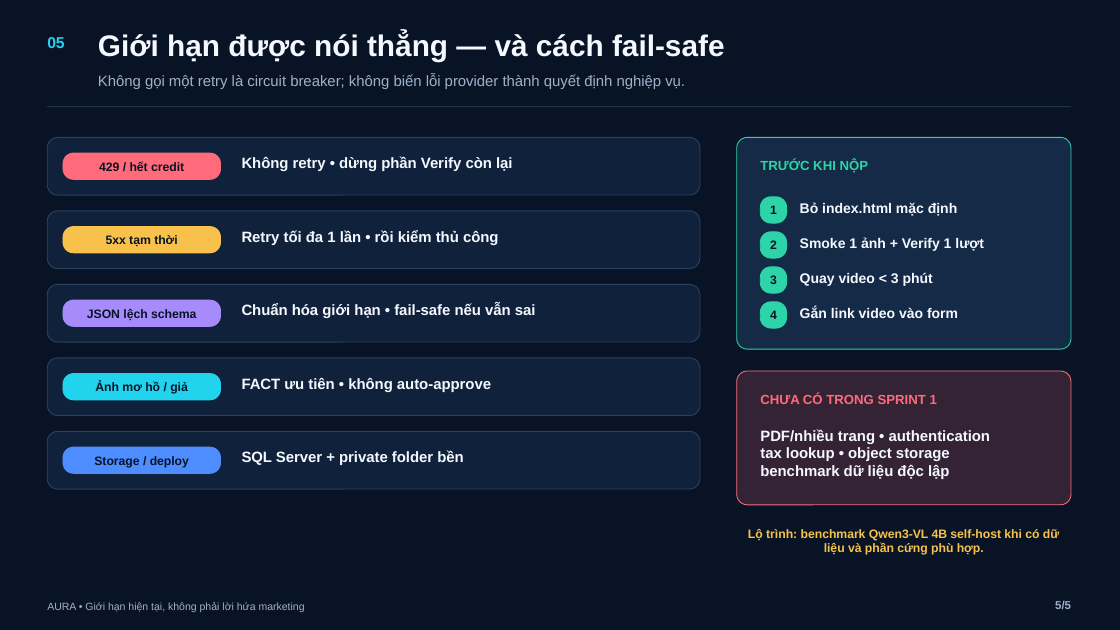
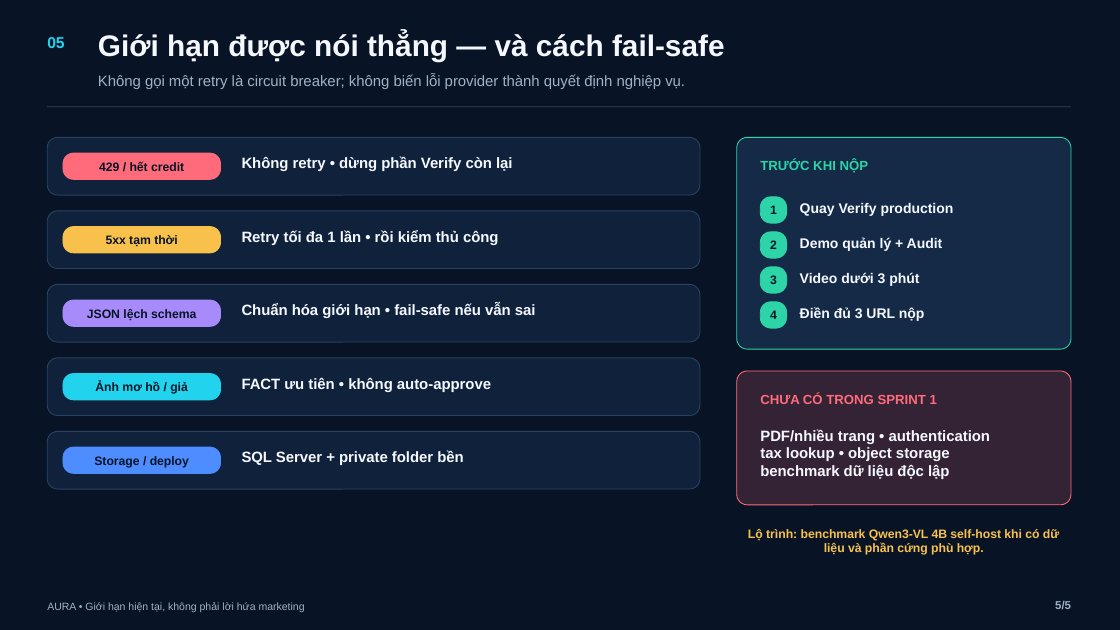
Before and after one commit to BondPhuPhamzZ/AURA, a slide deck: slide 5 of AURA/submission/AURA_5_SLIDES.pptx. Drawn at 1120x630 pixels with LibreOffice and Linux fonts; fonts in the diff are those of the drawing. Boxes give left, top, right and bottom in pixels: in the first picture for what was removed or moved away, otherwise in the second. Text is boxed around its words. In the diff, an @@ line names an element or a change of style, - is before the commit and + after.

```diff
--- a/AURA/submission/AURA_5_SLIDES.pptx
+++ b/AURA/submission/AURA_5_SLIDES.pptx
@@ text at (x1=800, y1=203, x2=954, y2=216): text changed @@
-Bỏ index.html mặc định
+Quay Verify production
@@ text at (x1=800, y1=237, x2=943, y2=251): text changed @@
-Smoke 1 ảnh + Verify 1 lượt
+Demo quản lý + Audit
@@ text at (x1=800, y1=272, x2=919, y2=286): text changed @@
-Quay video < 3 phút
+Video dưới 3 phút
@@ text at (x1=800, y1=307, x2=925, y2=321): text changed @@
-Gắn link video vào form
+Điền đủ 3 URL nộp
```
Also in this commit, not shown: 10 other files.
